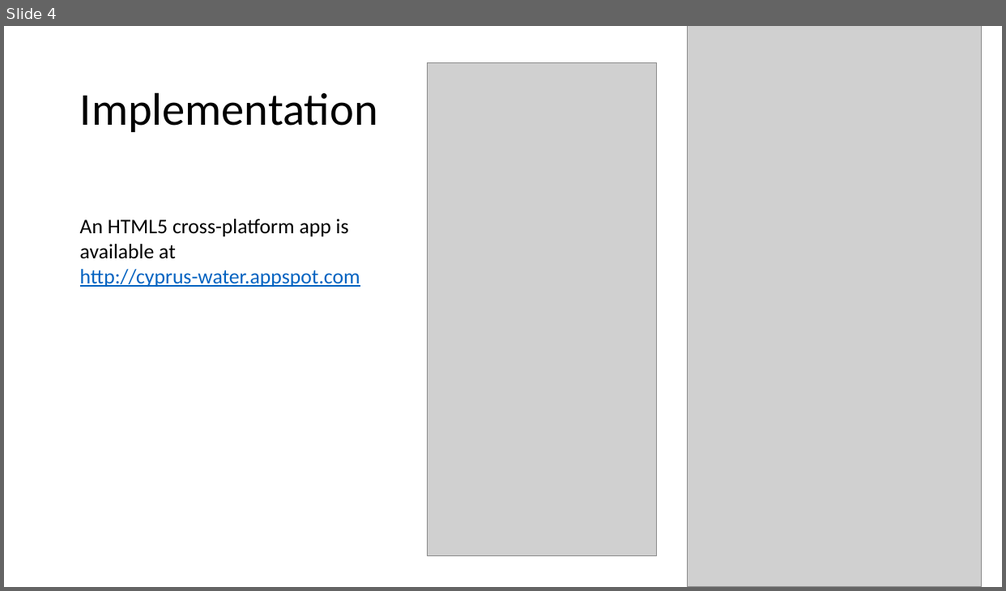
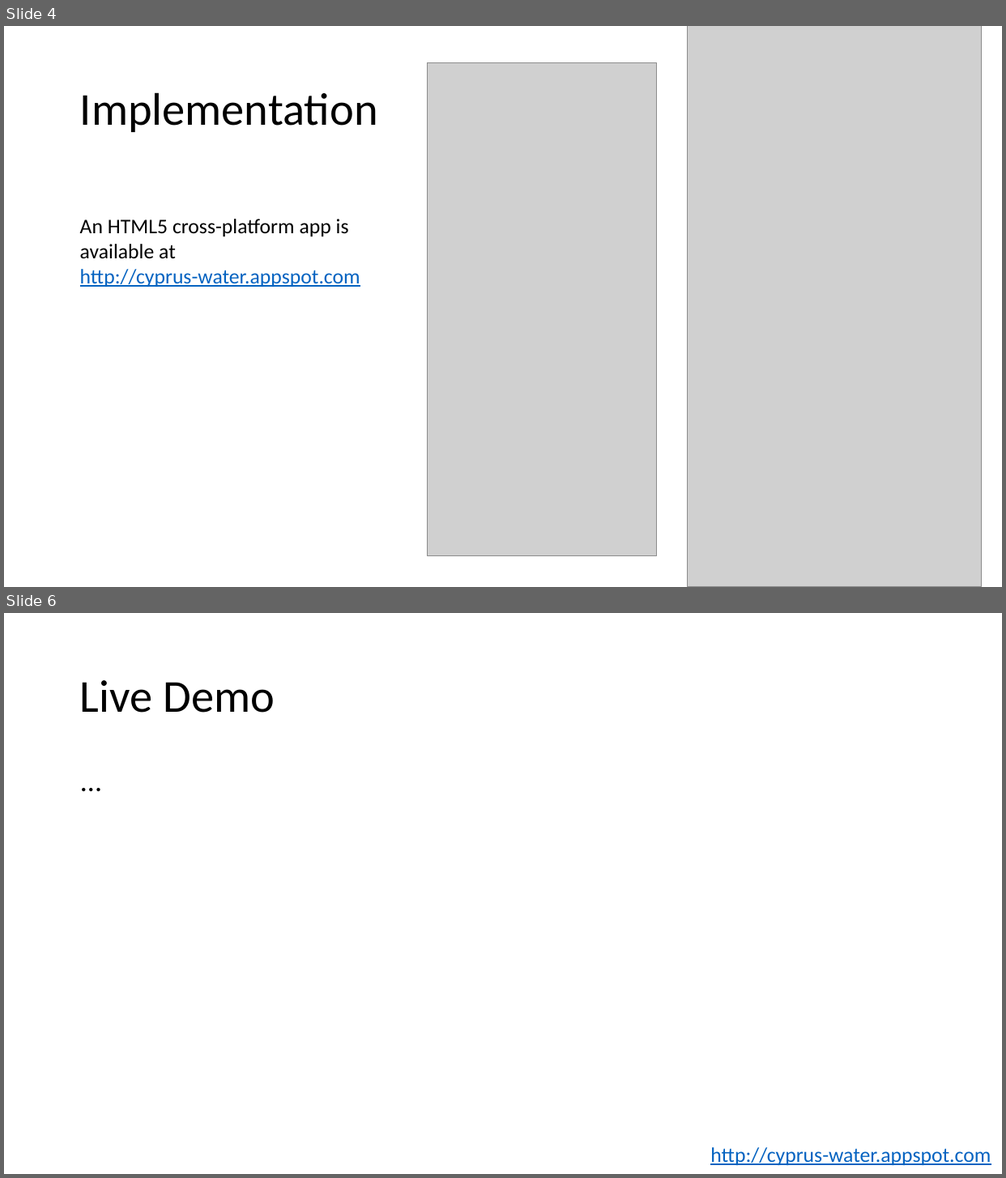
Before and after one commit to opendatahackathon2018/uclan-cy, a slide deck: cyprus-water.pptx. Shown one above the other, each under a label of ours: slide 4 before the commit, slides 4 and 6 after it; the slides between them are not shown. The pictures are 1006x591 and 1006x1178 pixels, drawn with LibreOffice and Linux fonts; fonts in the diff are those of the drawing; grey boxes stand for pictures. Boxes give left, top, right and bottom in pixels: in the first picture for what was removed or moved away, otherwise in the second. Text is boxed around its words. In the diff, an @@ line names an element or a change of style, - is before the commit and + after.

```diff
--- a/cyprus-water.pptx
+++ b/cyprus-water.pptx
@@ slide 6 added at [4,613,1002,1174], background #FFFFFF @@
@@ title added at [80,680,275,713], 44 pt, text #000000 @@
+Live Demo
@@ text added at [73,763,934,1119], 28 pt, text #000000 @@
+...
@@ text added at [710,1148,991,1165], 20 pt, text #0563C1, underline @@
+http://cyprus-water.appspot.com
```
Also in this commit, not shown: 1 slide changed, 2 other files.
